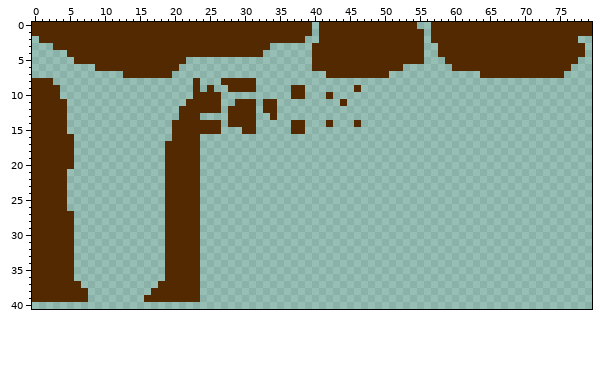
Sprite sheet -- media/tiles8.png. This is how it looked before the edit.
The file is 80x80 pixels. Shown: x 0..79, y 0..40.
The same view after the edit:
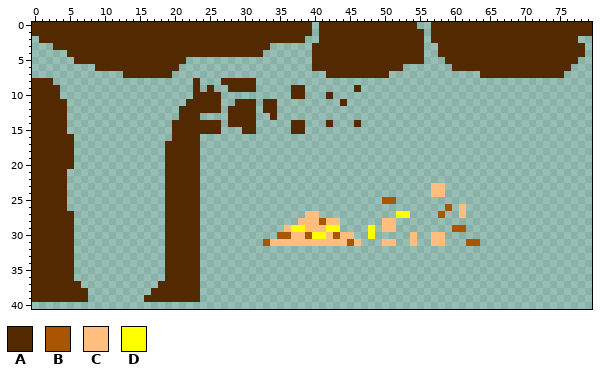
Palette (. is transparent): A #522900  B #aa5500  C #ffbe7d  D #ffff00
Diff:
y 23..24: x 57..58 .. -> CC
y 25: x 50..51 .. -> BB
y 26: x 59 . -> B; x 61 . -> C
y 27: x 39..40 .. -> CC; x 52..53 .. -> DD; x 58 . -> B; x 61 . -> C
y 28: x 38..43 ...... -> CCCBCC; x 50..51 .. -> CC
y 29: x 36..43 ........ -> CDDCCCDD; x 48 . -> D; x 50..51 .. -> CC; x 60..61 .. -> BB
y 30: x 35..45 ........... -> BBCCBDDCBCC; x 48 . -> D; x 54 . -> C; x 57..58 .. -> CC
y 31: x 33..46 .............. -> BCCCCCCCCCCCBC; x 50..51 .. -> CC; x 54 . -> C; x 57..58 .. -> CC; x 62..63 .. -> BB
Where, in picture pixels (left, top, right, bottom), the same in both pictures:
added: (263, 183, 480, 246)
